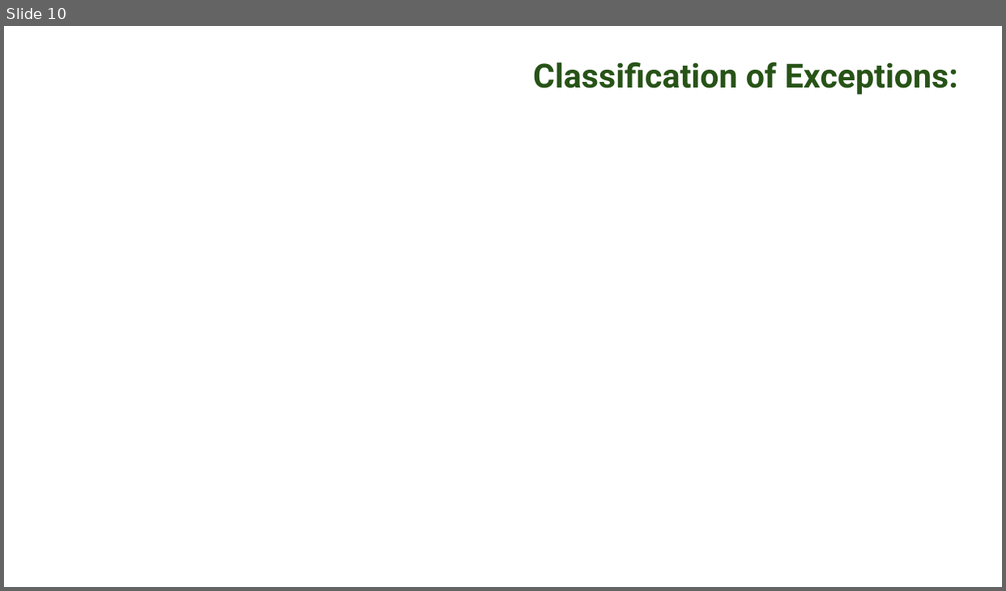
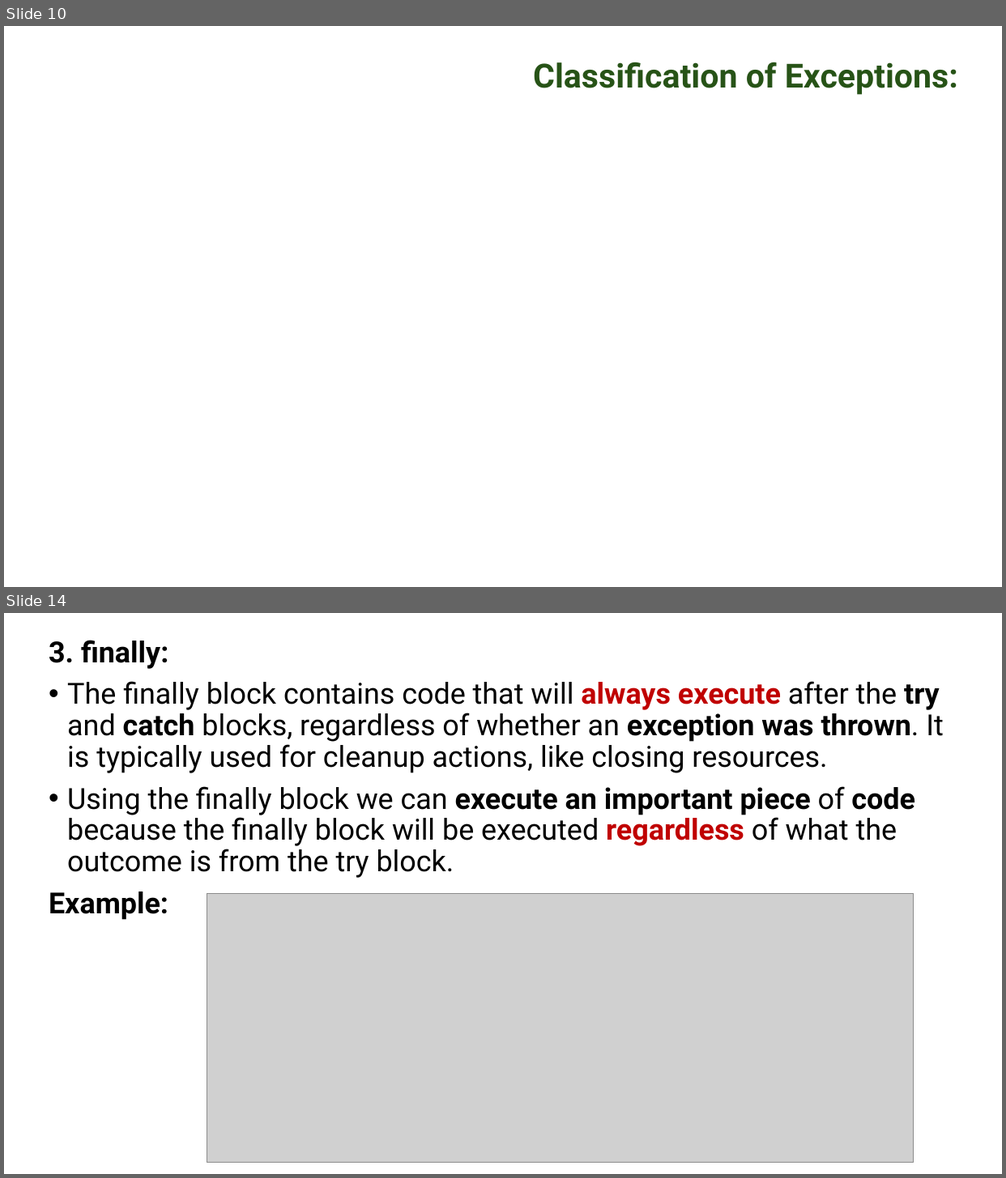
Before and after one commit to PRAMOD-VISHNU-NAIK/MCA-2nd-Sem-Shridevi-College, a slide deck: Theory Class-Notes/Complete Syllabus and Notes/Module-4 Exception Handling.pptx. Shown one above the other, each under a label of ours: slide 10 before the commit, slides 10 and 14 after it; the slides between them are not shown. The pictures are 1006x591 and 1006x1178 pixels, drawn with LibreOffice and Linux fonts; fonts in the diff are those of the drawing; grey boxes stand for pictures; background and template pictures are left out. Boxes give left, top, right and bottom in pixels: in the first picture for what was removed or moved away, otherwise in the second. Text is boxed around its words. In the diff, an @@ line names an element or a change of style, - is before the commit and + after.

```diff
--- a/Theory Class-Notes/Complete Syllabus and Notes/Module-4 Exception Handling.pptx
+++ b/Theory Class-Notes/Complete Syllabus and Notes/Module-4 Exception Handling.pptx
@@ slide 14 added at (x1=4, y1=613, x2=1002, y2=1174), background #FFFFFF @@
@@ text added at (x1=49, y1=640, x2=943, y2=920), 28 pt, text #000000 @@
+3. finally:
+• The finally block contains code that will always execute after the try and catch blocks, regardless of whether an exception was thrown. It is typically used for cleanup actions, like closing resources.
+• Using the finally block we can execute an important piece of code because the finally block will be executed regardless of what the outcome is from the try block.
+Example:
@@ picture added at (x1=206, y1=894, x2=914, y2=1162) @@
```
Also in this commit, not shown: 2 slides changed, 10 other slides added, 6 slides removed.
